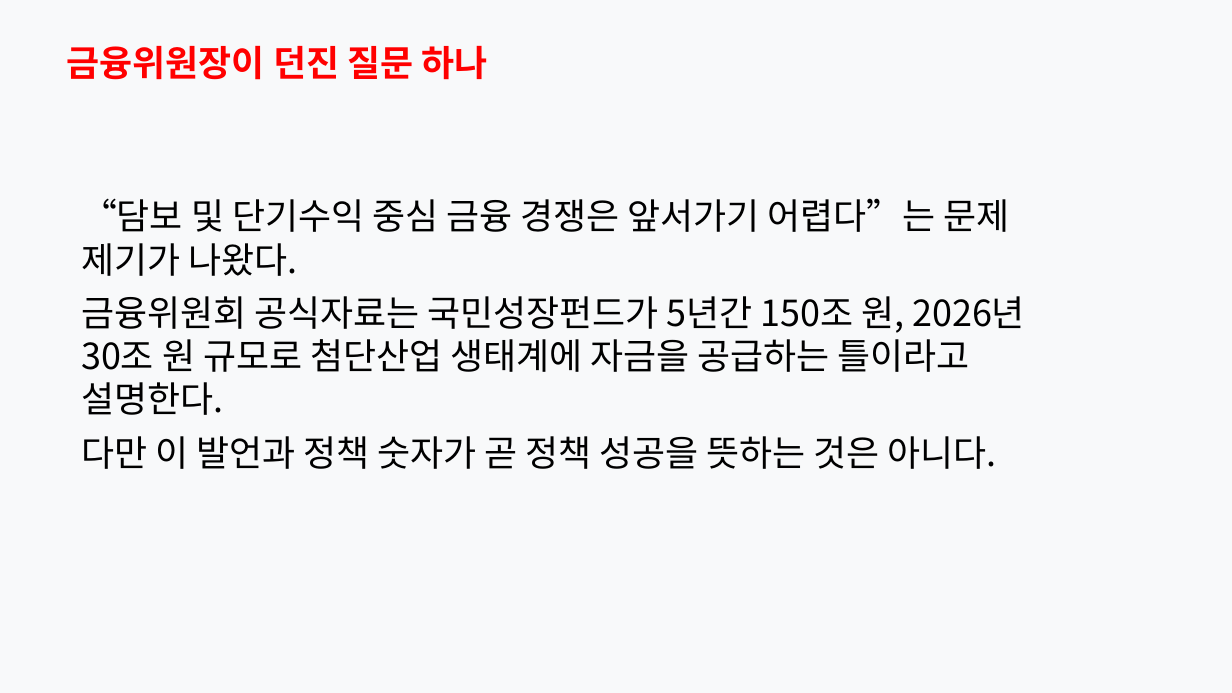
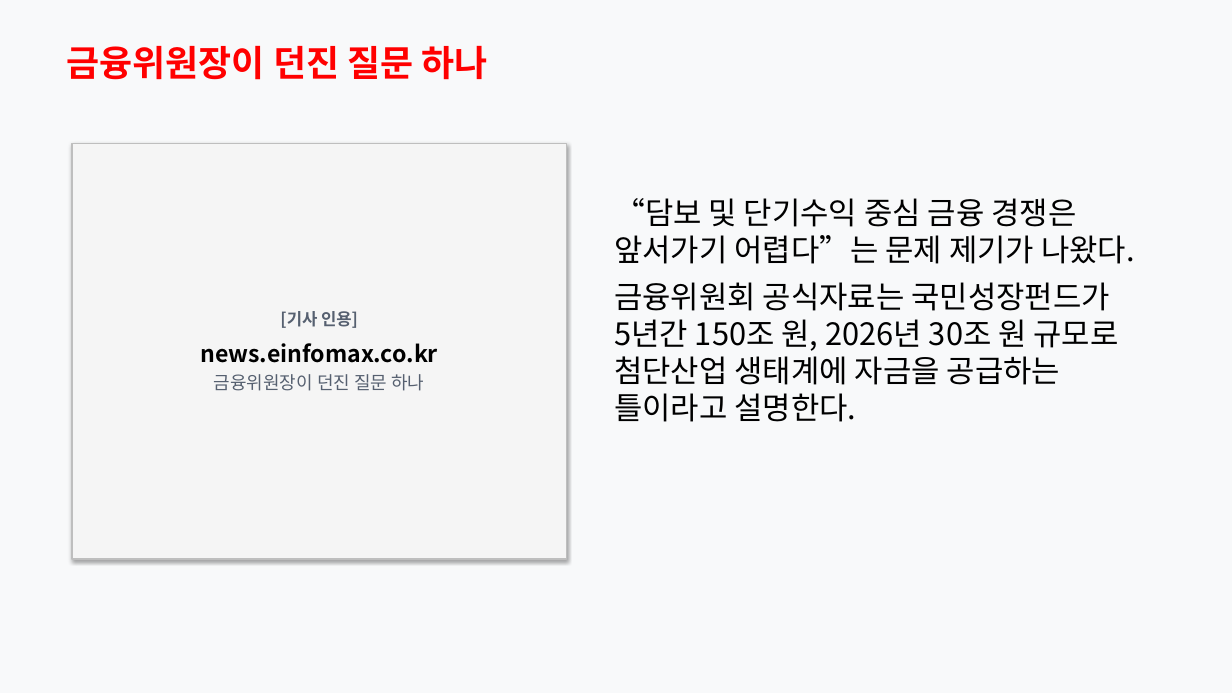
Before and after one commit to Rlearnchan/luddite, a slide deck: slide 2 of outputs/pptx/productive_finance_policy_styled_draft.pptx. Drawn at 1232x693 pixels with LibreOffice and Linux fonts; fonts in the diff are those of the drawing. Boxes give left, top, right and bottom in pixels: in the first picture for what was removed or moved away, otherwise in the second. Text is boxed around its words. In the diff, an @@ line names an element or a change of style, - is before the commit and + after.

```diff
--- a/outputs/pptx/productive_finance_policy_styled_draft.pptx
+++ b/outputs/pptx/productive_finance_policy_styled_draft.pptx
@@ rectangle added at bbox=[72, 143, 567, 559], fill #F5F5F5, outline #BEBEBE 1 pt, 18 pt, text #000000, bold @@
+[기사 인용]
+news.einfomax.co.kr
+금융위원장이 던진 질문 하나
@@ text "“담보 및 단기수익 중심 금융 ...": place and size @@
-text "“담보 및 단기수익 중심 금융 ..." at bbox=[81, 198, 1025, 469]
+text "“담보 및 단기수익 중심 금융 ..." at bbox=[614, 198, 1135, 422]
@@ text "“담보 및 단기수익 중심 금융 ..." at bbox=[614, 198, 1135, 422]: size 28 to 24 pt @@
@@ text at bbox=[81, 436, 997, 469]: paragraph removed @@
-다만 이 발언과 정책 숫자가 곧 정책 성공을 뜻하는 것은 아니다.
```
Also in this commit, not shown: 17 other slides changed, 8 other files.
